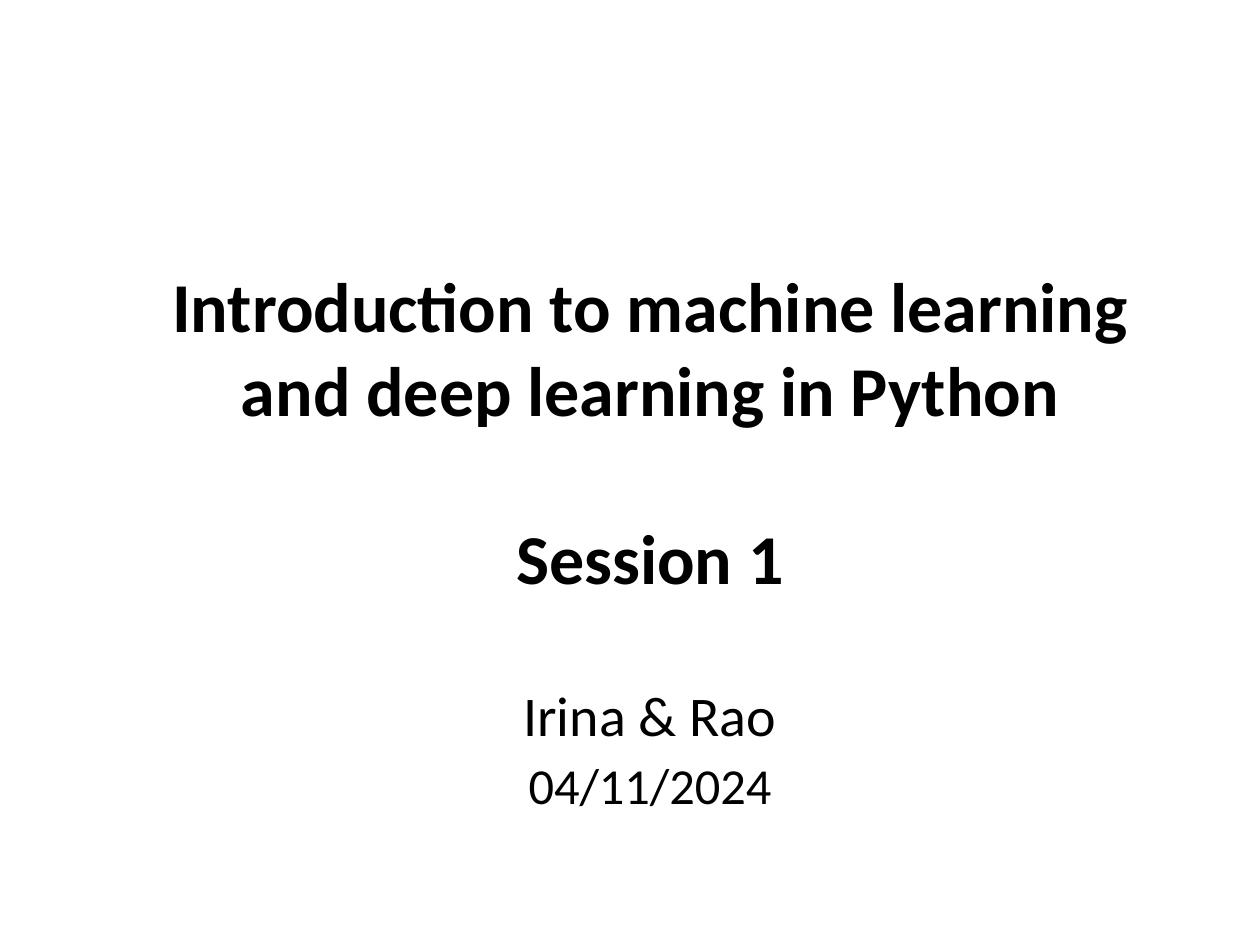
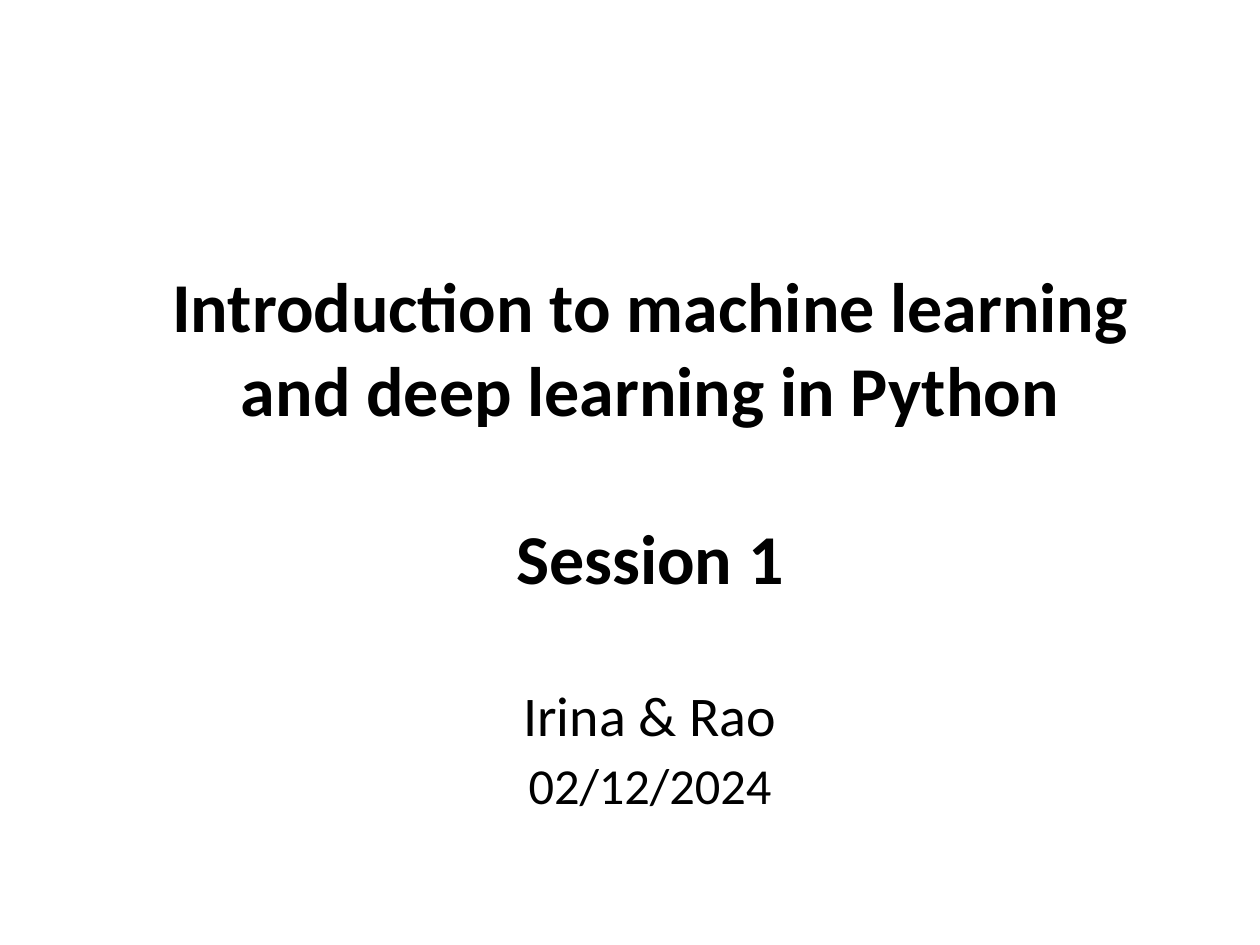
Before and after one commit to sraorao/ML_DL_intro_python_MT2024_2, a slide deck: slide 1 of Session_1_ML_DL_intro_python_MT2024.pptx. Drawn at 1260x945 pixels with LibreOffice and Linux fonts; fonts in the diff are those of the drawing. Boxes give left, top, right and bottom in pixels: in the first picture for what was removed or moved away, otherwise in the second. Text is boxed around its words. In the diff, an @@ line names an element or a change of style, - is before the commit and + after.

```diff
--- a/Session_1_ML_DL_intro_python_MT2024.pptx
+++ b/Session_1_ML_DL_intro_python_MT2024.pptx
@@ title at <box>529,769,772,806</box>: text changed @@
-04/11/2024
+02/12/2024
```
Also in this commit, not shown: 1 other slide changed.
